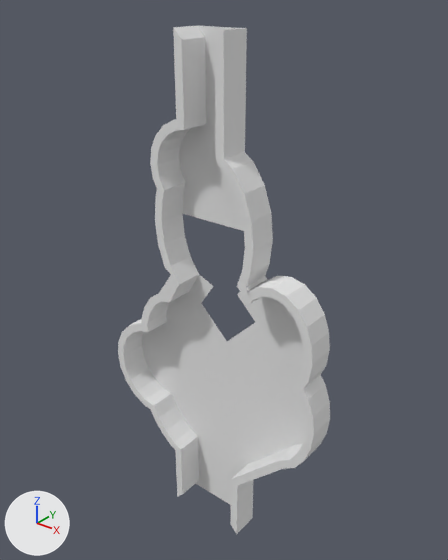
Renders of the Blender file Editing Files/Connecting Area.blend from each side of a commit.
One viewpoint serves both versions: a 50 mm lens placed at (117.1, -145.2, 104.4), pointed at (0.2, 1.0, 13.8). Lighting does not change. The marker at lower left points along +X, +Y and +Z.
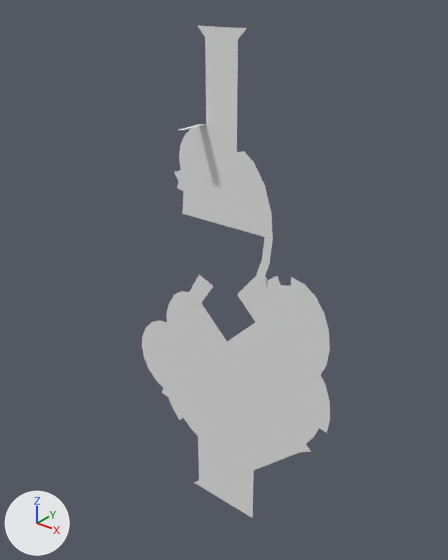
The change, as a list of edits to the scene's bpy script:
```text
Remove ob_cylinder:
    ob_cylinder = bpy.data.objects.new('Cylinder', me_cylinder)
    ob_cylinder.location = (0.0, 0.0, 0.0)
    ob_cylinder.rotation_euler = (1.571, 0.0, 0.0)  # degrees (90, 0, 0)
```

Changed parts and their boxes [x1, y1, x2, y2] in the pictures (448 x 560 px):
'Cylinder', deleted: before [118, 26, 330, 534]
